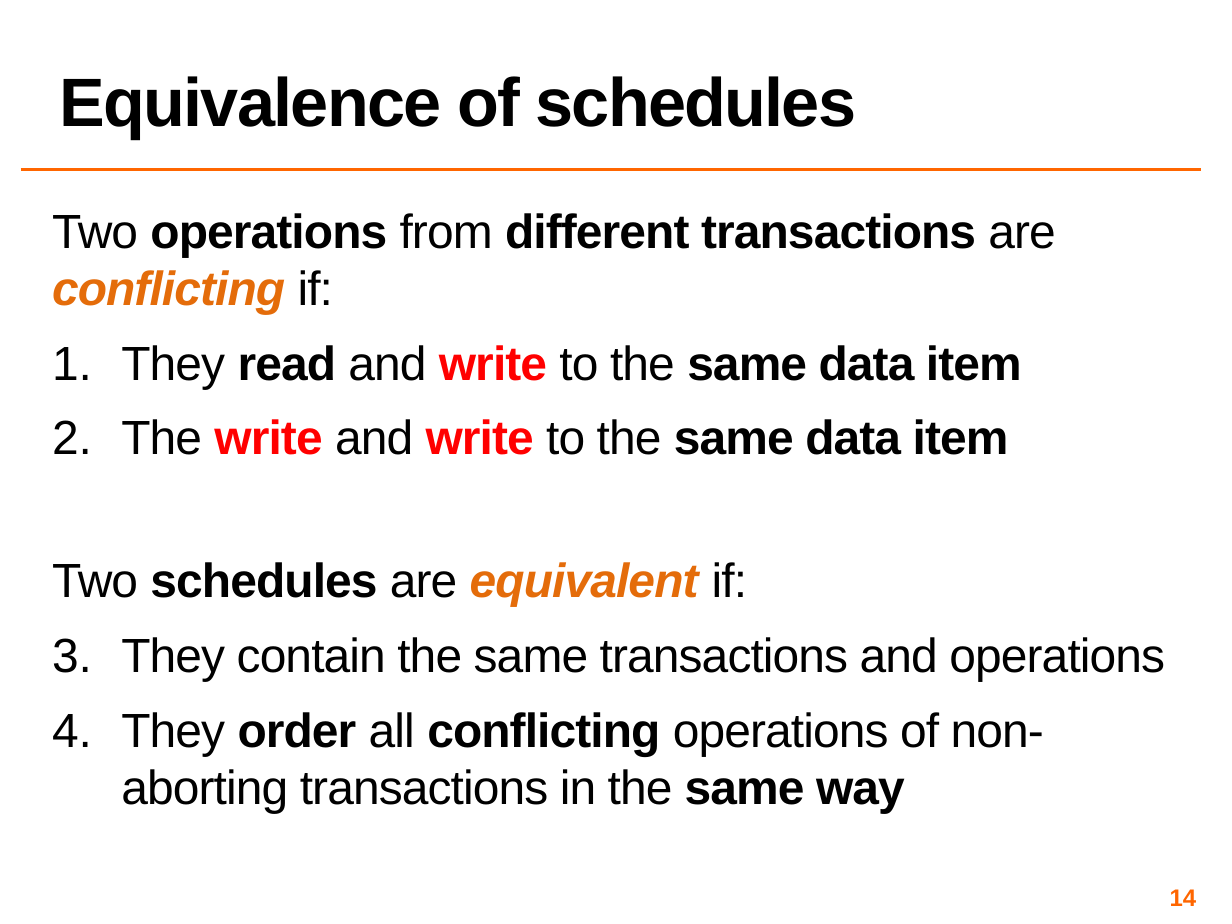
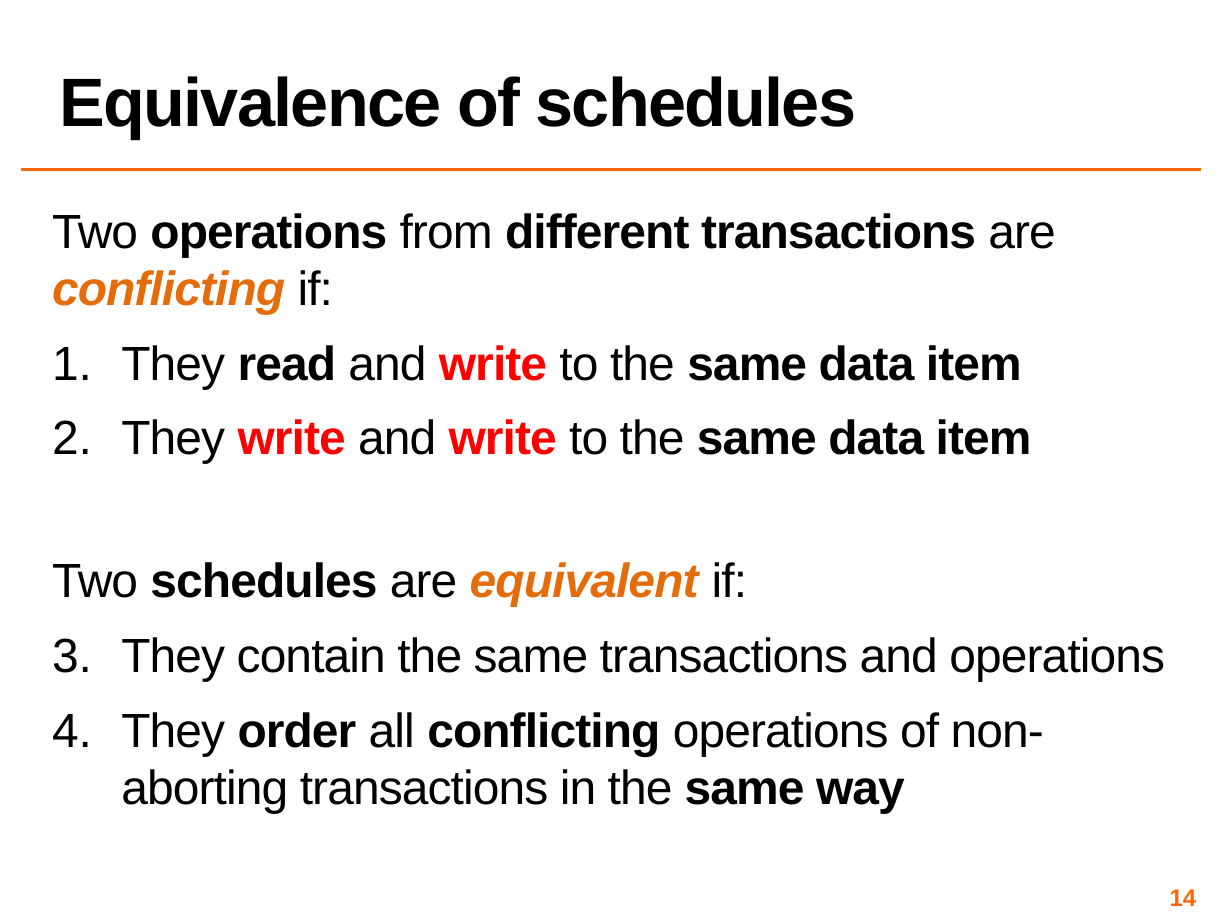
Before and after one commit to COS518/cos518.github.io, a slide deck: slide 14 of docs/L5-transactions.pptx. Drawn at 1232x924 pixels with LibreOffice and Linux fonts; fonts in the diff are those of the drawing. Boxes give left, top, right and bottom in pixels: in the first picture for what was removed or moved away, otherwise in the second. Text is boxed around its words. In the diff, an @@ line names an element or a change of style, - is before the commit and + after.

```diff
--- a/docs/L5-transactions.pptx
+++ b/docs/L5-transactions.pptx
@@ text at bbox=[121, 419, 1032, 464]: text changed @@
-2. The write and write to the same data item
+2. They write and write to the same data item
```
Also in this commit, not shown: 1 other slide changed, 4 other files.
